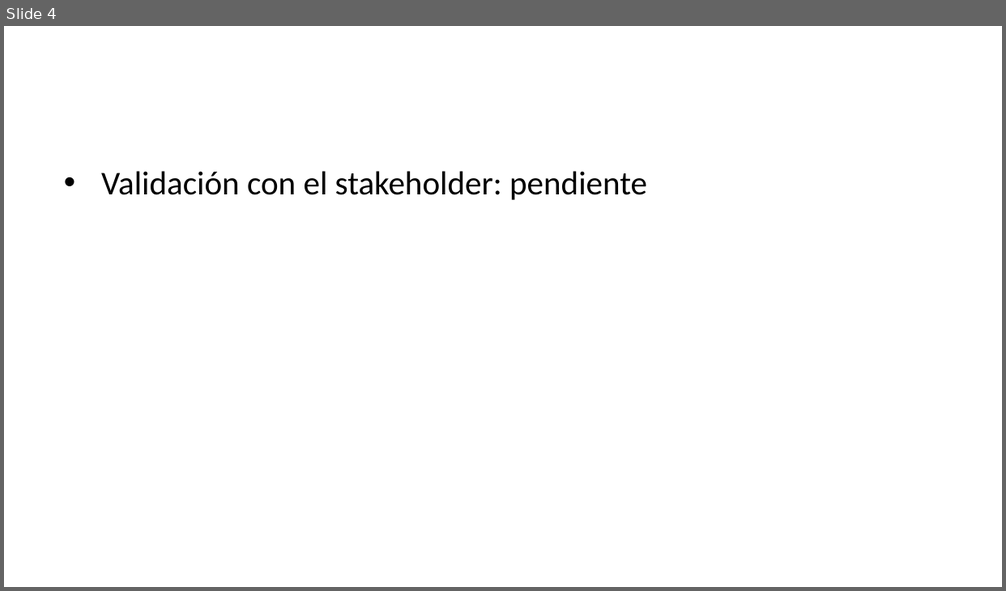
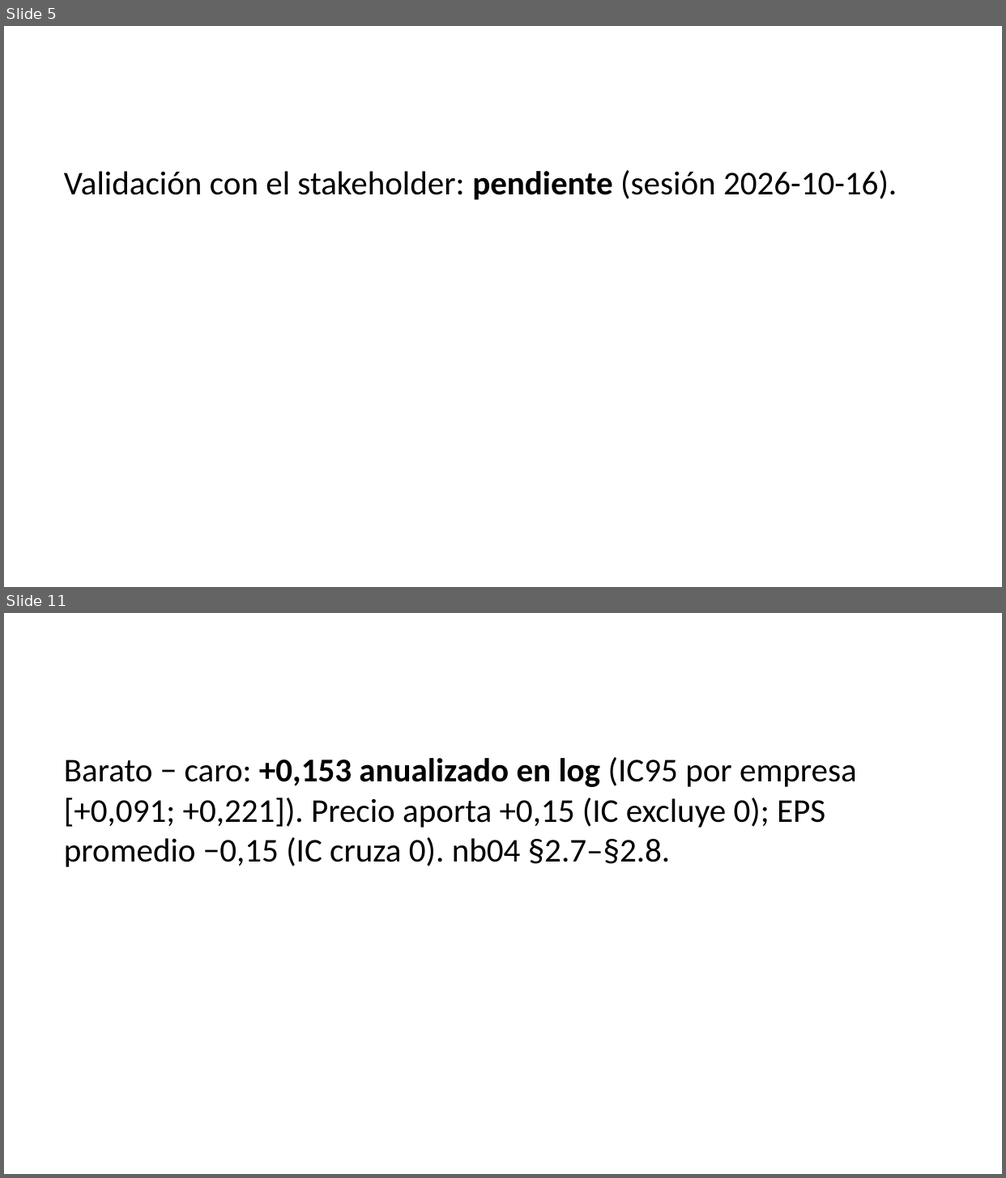
Before and after one commit to louis97/asistente-financiero, a slide deck: entregables/entrega_1/presentacion.pptx. Shown one above the other, each under a label of ours: slide 4 before the commit, slides 5 and 11 after it; the slides between them are not shown. The pictures are 1006x591 and 1006x1178 pixels, drawn with LibreOffice and Linux fonts; fonts in the diff are those of the drawing. Boxes give left, top, right and bottom in pixels: in the first picture for what was removed or moved away, otherwise in the second. Text is boxed around its words. In the diff, an @@ line names an element or a change of style, - is before the commit and + after.

```diff
--- a/entregables/entrega_1/presentacion.pptx
+++ b/entregables/entrega_1/presentacion.pptx
@@ slide 11 added at (4, 613, 1002, 1174), background #FFFFFF @@
@@ text added at (64, 757, 857, 867), 24 pt, text #000000 @@
+Barato − caro: +0,153 anualizado en log (IC95 por empresa [+0,091; +0,221]). Precio aporta +0,15 (IC excluye 0); EPS promedio −0,15 (IC cruza 0). nb04 §2.7–§2.8.
@@ what was slide 4 is now slide 5 @@
@@ slide 5 changed as well @@
@@ text at (64, 170, 897, 200): text changed @@
-• Validación con el stakeholder: pendiente
+Validación con el stakeholder: pendiente (sesión 2026-10-16).
```
Also in this commit, not shown: 5 other slides changed, 7 other slides added, 6 slides removed, 7 other files.
